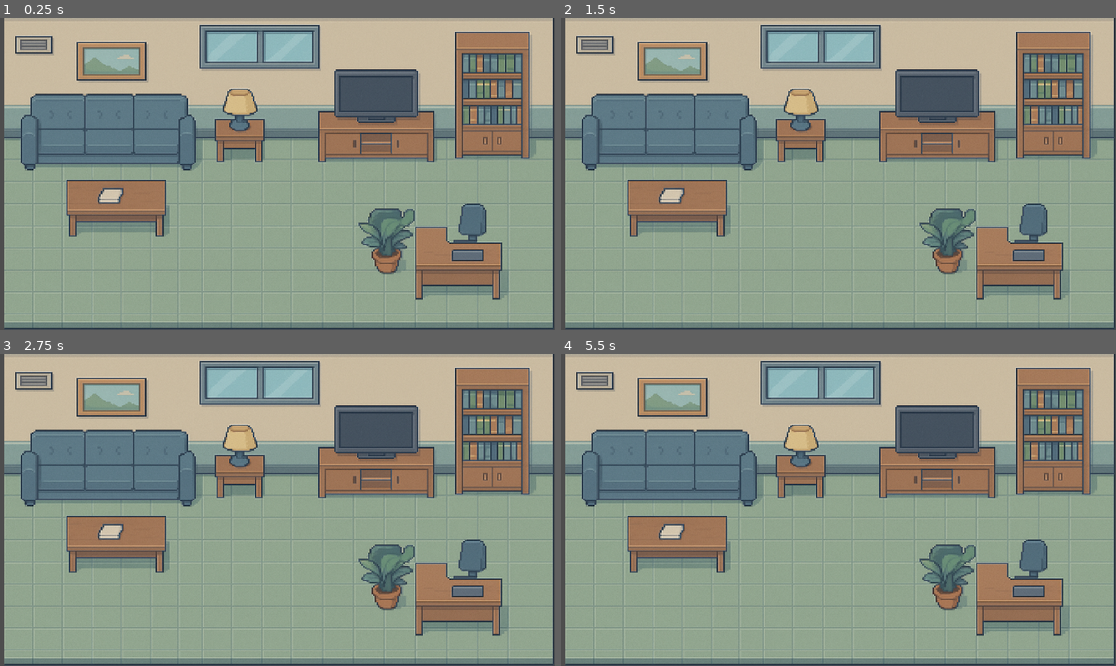
Above: before the commit, frames 1-4 (two rows, left to right).
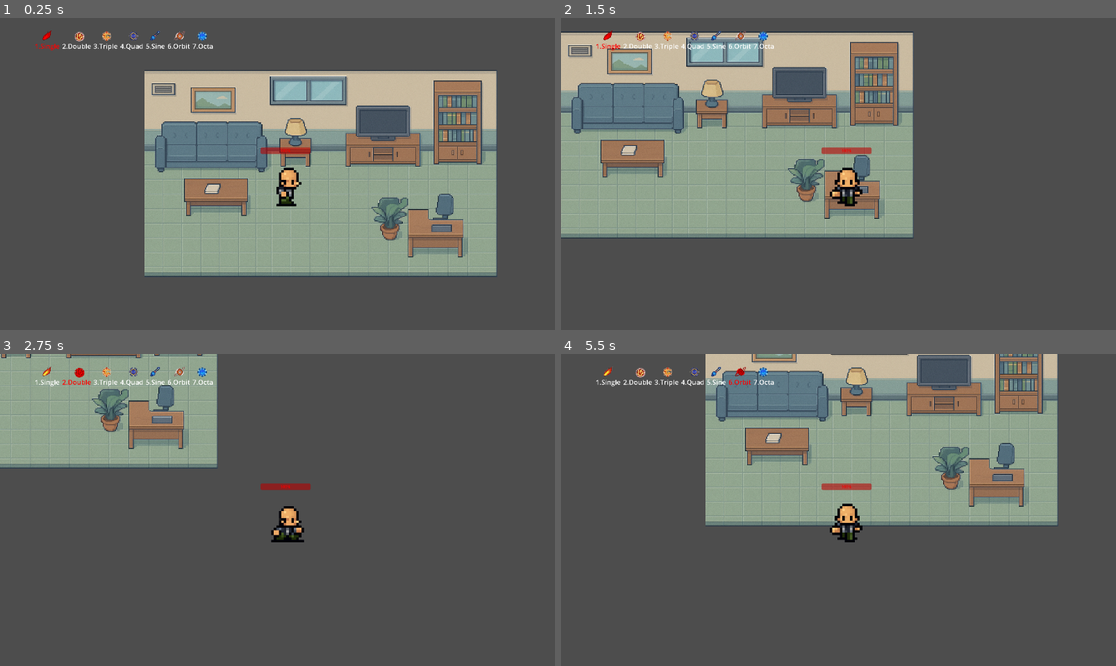
Above: after the commit, the same moments.

Repository: levi-tabosa/trabai_andrea
Game: Godot game, scene res://scenes/level_3.tscn
The game is run twice, just before and just after one commit, with the same random seed, the same clock (stepped at 60 frames per second) and the same inputs. This scene is started directly instead of the project's main scene.
Inputs:
- Up to frame 1 (0.25 s): no input
- Up to frame 2 (1.5 s): tap Enter (ui_accept) at 0.5, 0.77 s; hold Right (ui_right) 0.53-1.28 s; tap Keypad Enter (enter) at 0.6 s; hold Down (ui_down) from 1.28 s (still down); tap 1 (select-1) at 1.35 s
- Up to frame 3 (2.75 s): tap Enter (ui_accept) at 1.52 s; release Down (ui_down) at 2.03 s; hold Right (ui_right) from 2.03 s (still down); tap 2 (select-2) at 2.1 s
- Up to frame 4 (5.5 s): release Right (ui_right) at 2.78 s; hold Up (ui_up) 2.78-3.53 s; tap 3 (select-3) at 2.85 s; tap Enter (ui_accept) at 3.02, 3.77, 4.52 s; hold Left (ui_left) 3.53-5.03 s; tap 4 (select-4) at 3.6 s; tap 5 (select-5) at 4.35 s; hold Down (ui_down) from 5.03 s (still down); tap 6 (select-6) at 5.1 s

The runs differ from the first frame. In frame 1, 78% of the frame differs, in the area x 0-100%, y 0-100%; in frame 2, 82%; in frame 3, 95%; in frame 4, 89%.
Error after the commit: Invalid access to property or key 'health_component' on a base object of type 'null instance'. (res://scripts/ui.gd:16)

Commit message:
Update house.tscn

Diff:
--- a/scenes/house.tscn
+++ b/scenes/house.tscn
@@ -1,10 +1,14 @@
-[gd_scene load_steps=2 format=3 uid="uid://ddlfjbrrlwrg6"]
+[gd_scene load_steps=3 format=3 uid="uid://ddlfjbrrlwrg6"]
 
 [ext_resource type="Texture2D" uid="uid://22j2lerionoc" path="res://assets/ChatGPT Image 21 de abr. de 2025, 17_16_57.png" id="1_d7po0"]
+[ext_resource type="PackedScene" uid="uid://isvtb1om0gsd" path="res://scenes/player.tscn" id="2_qtlar"]
 
 [node name="house" type="Node2D"]
 
 [node name="Sprite2D" type="Sprite2D" parent="."]
-position = Vector2(579.5, 337)
-scale = Vector2(0.742839, 0.636719)
+position = Vector2(235.969, 202.5)
+scale = Vector2(0.238322, 0.209961)
 texture = ExtResource("1_d7po0")
+
+[node name="player" parent="." instance=ExtResource("2_qtlar")]
+position = Vector2(191, 203)
